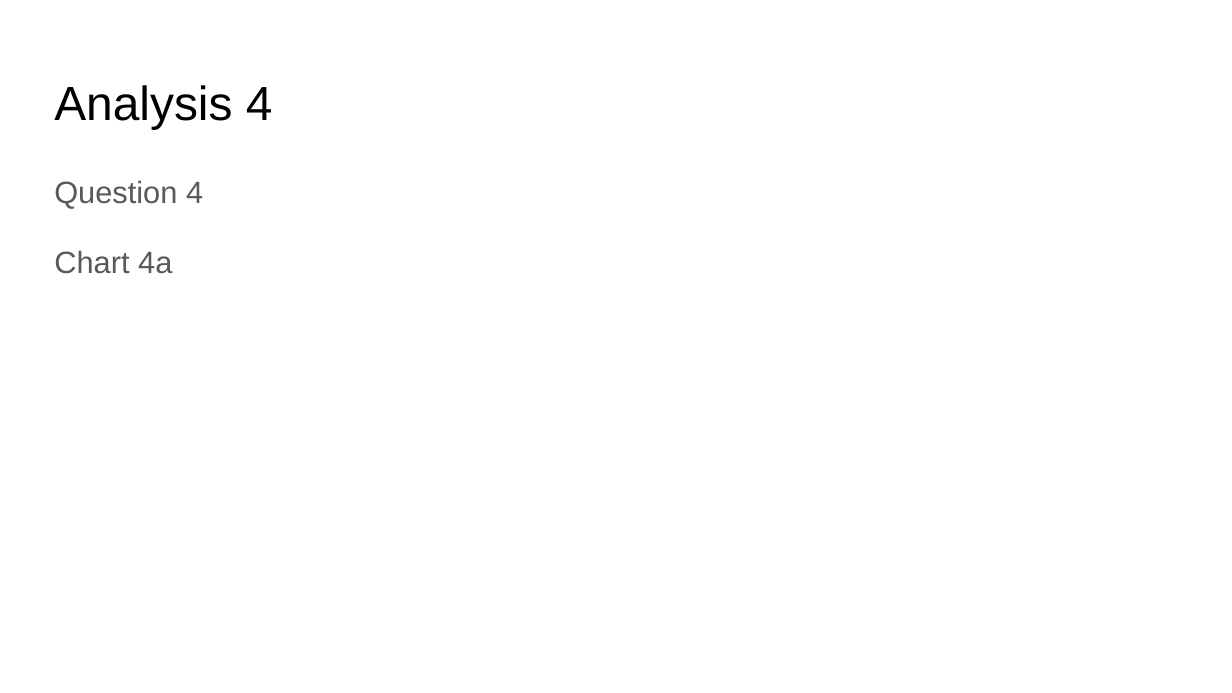
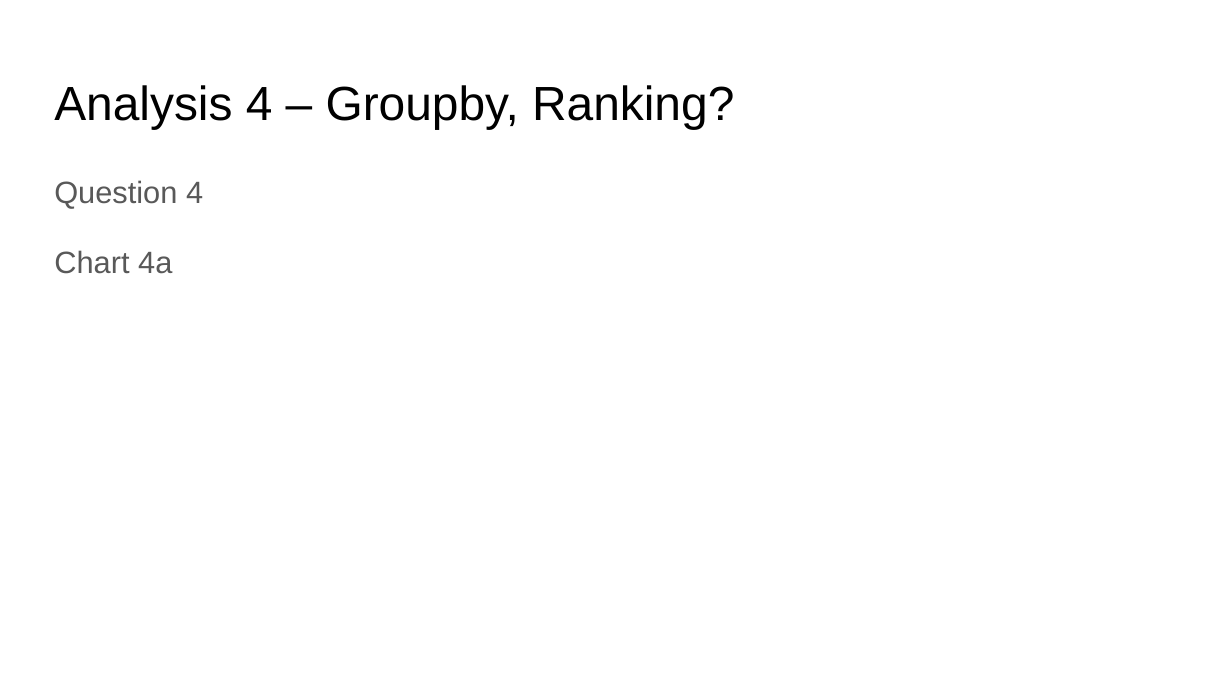
Before and after one commit to arvinseeva/TheHappyCo, a slide deck: slide 11 of TheHappyCo - Happiness.pptx (slide 10 before the commit). Drawn at 1232x693 pixels with LibreOffice and Linux fonts; fonts in the diff are those of the drawing. Boxes give left, top, right and bottom in pixels: in the first picture for what was removed or moved away, otherwise in the second. Text is boxed around its words. In the diff, an @@ line names an element or a change of style, - is before the commit and + after.

```diff
--- a/TheHappyCo - Happiness.pptx
+++ b/TheHappyCo - Happiness.pptx
@@ title at [54,85,734,129]: text changed @@
-Analysis 4
+Analysis 4 – Groupby, Ranking?
```
Also in this commit, not shown: 5 other slides changed, 1 slide added.
